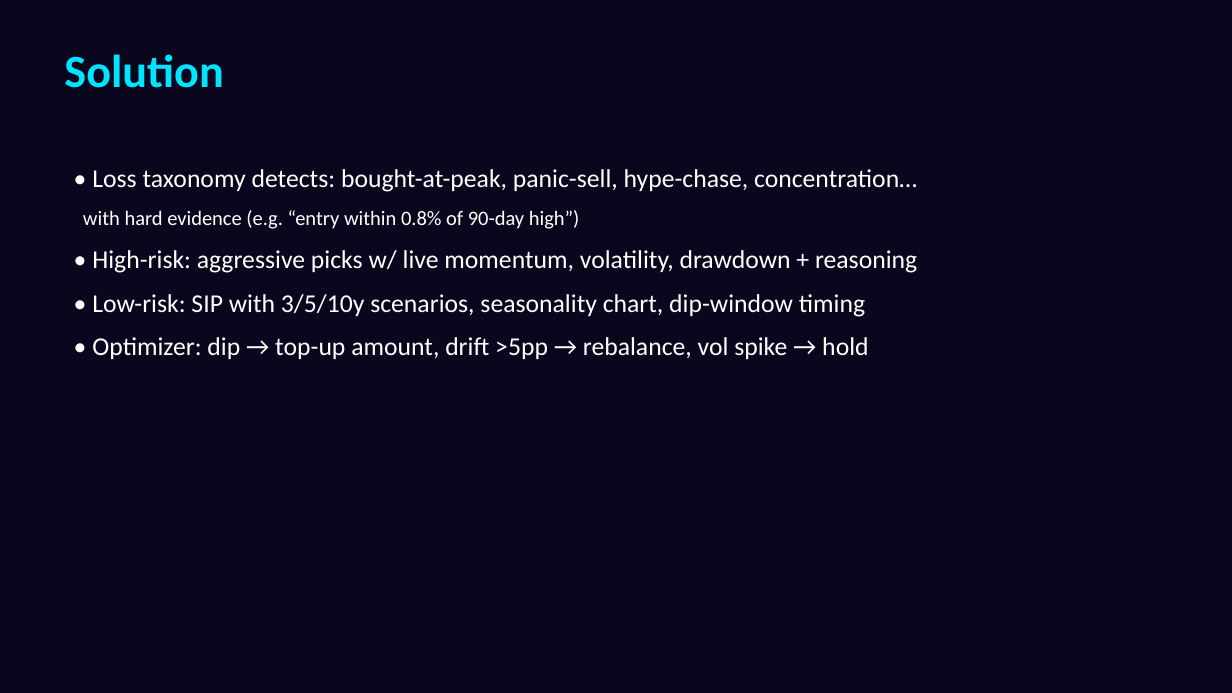
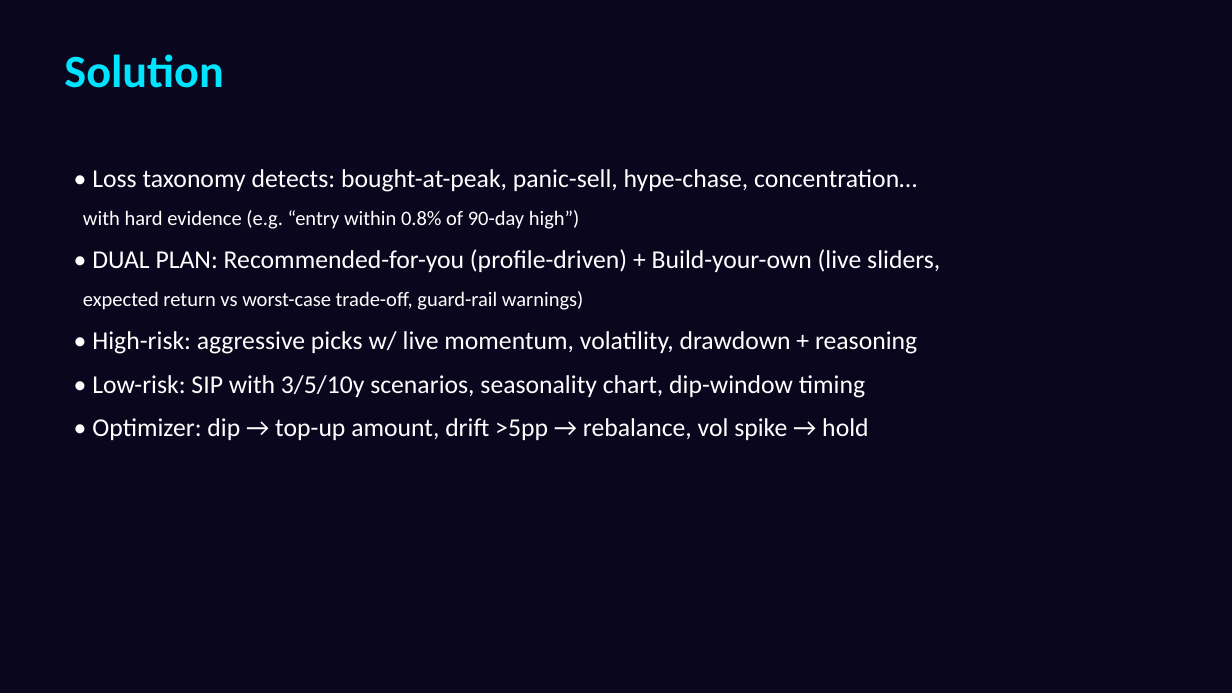
Before and after one commit to Farhan-Adil-M/Team404-AI-Investment-Advisor, a slide deck: slide 4 of Solution/Team404_Deck.pptx. Drawn at 1232x693 pixels with LibreOffice and Linux fonts; fonts in the diff are those of the drawing. Boxes give left, top, right and bottom in pixels: in the first picture for what was removed or moved away, otherwise in the second. Text is boxed around its words. In the diff, an @@ line names an element or a change of style, - is before the commit and + after.

Commit message:
R7: full UI rebuild (navy+emerald fintech theme), rich intake, dual-plan engine (planner.py), updated docs/deck

```diff
--- a/Solution/Team404_Deck.pptx
+++ b/Solution/Team404_Deck.pptx
@@ text at box(83, 249, 940, 310): paragraphs added @@
+• DUAL PLAN: Recommended-for-you (profile-driven) + Build-your-own (live sliders,
+expected return vs worst-case trade-off, guard-rail warnings)
```
Also in this commit, not shown: 2 other slides changed, 7 other files.
